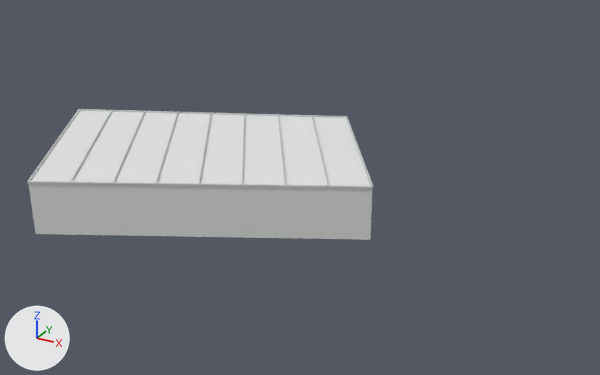
The FBX model SourceAssets/MPR/reference_v4/context/SM_MPR4_Context_rail_service_shed_01.fbx, before and after one commit.
Camera for both pictures: a 50 mm lens placed at (250.5, -313.0, 34.9), pointed at (212.9, -244.7, 0.8). Lighting does not change. The marker at lower left points along +X, +Y and +Z. The picture after the commit comes second. Vertices at exactly the same position are counted once.

Before the edit, the objects in view are built like this:
```python
mat_mpr4_contextroof = principled_material('MPR4_ContextRoof')
mat_mpr4_contextroof.base_color = (0.78, 0.79, 0.785)  # white #e5e6e5
mat_mpr4_contextroof.roughness = 0.76
me_sm_mpr4_context_rail_service_shed_01 = bpy.data.meshes.new('SM_MPR4_Context_rail_service_shed_01')
me_sm_mpr4_context_rail_service_shed_01.from_pydata(...)  # 100 vertices, 80 faces; spans x 183.1..222.6, y -262.8..-231.5, z -1.2..4.3
# faces by material slot: [8, 6, 66]
me_sm_mpr4_context_rail_service_shed_01.materials.append(mat_mpr4_contextwall)  # light grey #dddfdd
me_sm_mpr4_context_rail_service_shed_01.materials.append(mat_mpr4_contextroof)  # white #e5e6e5
me_sm_mpr4_context_rail_service_shed_01.materials.append(mat_mpr4_contexttrim)  # light grey #c7cac8
ob_sm_mpr4_context_rail_service_shed_01 = bpy.data.objects.new('SM_MPR4_Context_rail_service_shed_01', me_sm_mpr4_context_rail_service_shed_01)
ob_sm_mpr4_context_rail_service_shed_01.location = (0.0, 0.0, 0.0)
```
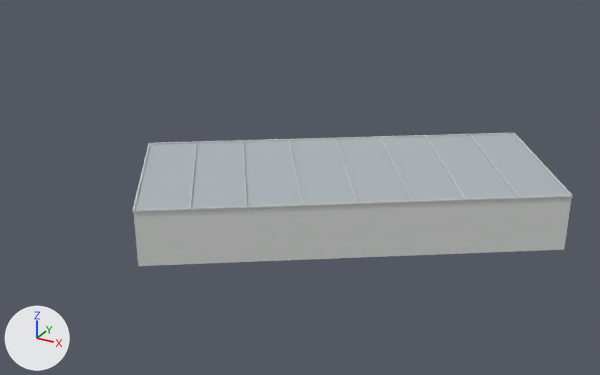
Where the change shows, as pixel boxes (x1, y1, x2, y2) in the pictures (600 x 375 px; the box of a moved part takes in the faces that stretch with it):
'SM_MPR4_Context_rail_service_shed_01', recoloured, reshaped (white to grey, 27% wider): before (27, 109, 373, 240); after (132, 133, 573, 266)
part 1 of me_sm_mpr4_context_rail_service_shed_01, moved or reshaped: before (28, 181, 372, 189); after (133, 195, 572, 213)
part 2 of me_sm_mpr4_context_rail_service_shed_01, moved or reshaped: before (346, 116, 373, 189); after (513, 133, 573, 198)
part 3 of me_sm_mpr4_context_rail_service_shed_01, moved or reshaped: before (80, 109, 346, 118); after (150, 133, 513, 145)
part 4 of me_sm_mpr4_context_rail_service_shed_01, moved or reshaped: before (198, 113, 212, 184); after (132, 143, 150, 212)
part 5 of me_sm_mpr4_context_rail_service_shed_01, moved or reshaped: before (241, 113, 245, 185); after (189, 142, 197, 208)
part 6 of me_sm_mpr4_context_rail_service_shed_01, moved or reshaped: before (278, 114, 286, 185); after (242, 140, 247, 206)
part 7 of me_sm_mpr4_context_rail_service_shed_01, moved or reshaped: before (312, 115, 330, 186); after (288, 139, 303, 205)
part 8 of me_sm_mpr4_context_rail_service_shed_01, moved or reshaped: before (155, 112, 178, 183); after (334, 138, 358, 203)
part 9 of me_sm_mpr4_context_rail_service_shed_01, moved or reshaped: before (113, 111, 145, 183); after (379, 136, 412, 201)
part 10 of me_sm_mpr4_context_rail_service_shed_01, moved or reshaped: before (70, 110, 112, 182); after (425, 135, 466, 199)
part 11 of me_sm_mpr4_context_rail_service_shed_01, moved or reshaped: before (27, 109, 80, 184); after (469, 134, 520, 197)
part 12 of me_sm_mpr4_context_rail_service_shed_01, rebuilt (28% wider): before (29, 111, 372, 240); after (134, 134, 572, 266)

Patch to the scene script:
```diff
--- a/SourceAssets/MPR/reference_v4/context/SM_MPR4_Context_rail_service_shed_01.fbx.py
+++ b/SourceAssets/MPR/reference_v4/context/SM_MPR4_Context_rail_service_shed_01.fbx.py
@@ mat_mpr4_contextroof @@
 mat_mpr4_contextroof = principled_material('MPR4_ContextRoof')
-mat_mpr4_contextroof.base_color = (0.78, 0.79, 0.785)  # white #e5e6e5
+mat_mpr4_contextroof.base_color = (0.43, 0.47, 0.5)  # grey #afb6bc
 mat_mpr4_contextroof.roughness = 0.76
@@ me_sm_mpr4_context_rail_service_shed_01 @@
 # used by ob_sm_mpr4_context_rail_service_shed_01; location = (0.0, 0.0, 0.0)
-me_sm_mpr4_context_rail_service_shed_01.from_pydata(...)  # 100 vertices, 80 faces; spans x 183.1..222.6, y -262.8..-231.5, z -1.2..4.3
+me_sm_mpr4_context_rail_service_shed_01.from_pydata(...)  # 100 vertices, 80 faces; spans x 197.4..239.1, y -263.0..-227.7, z -1.2..4.3
+# me_sm_mpr4_context_rail_service_shed_01 part 1: the loose piece of 8 vertices spanning x 193.8..222.5, y -262.8..-248.2, z 4.1..4.3 is scaled about its middle by (-1.13, -1.49, 1), then moved by (14.6, 3.3, 0.0)
+# me_sm_mpr4_context_rail_service_shed_01 part 2: the loose piece of 8 vertices spanning x 211.6..222.6, y -248.4..-231.5, z 4.1..4.3 is scaled about its middle by (-0.843, -0.821, 1), then moved by (17.4, 5.3, 0.0)
+# me_sm_mpr4_context_rail_service_shed_01 part 3: the loose piece of 8 vertices spanning x 183.2..211.7, y -244.3..-231.5, z 4.1..4.3 is scaled about its middle by (-1.14, -1.69, 1), then moved by (16.2, -0.6, 0.0)
+# me_sm_mpr4_context_rail_service_shed_01 part 4: the loose piece of 8 vertices spanning x 197.4..208.3, y -255.6..-237.8, z 4.1..4.3 is scaled about its middle by (0.847, 0.781, 1.22), then moved by (-0.8, -9.4, 0.0)
+# me_sm_mpr4_context_rail_service_shed_01 part 5: the loose piece of 8 vertices spanning x 201.0..211.8, y -253.8..-236.3, z 4.1..4.3 is scaled about its middle by (-0.846, -0.79, 1), then moved by (-0.3, -8.4, 0.0)
+# me_sm_mpr4_context_rail_service_shed_01 part 6: the loose piece of 8 vertices spanning x 204.5..215.4, y -252.0..-234.7, z 4.1..4.3 is scaled about its middle by (-0.845, -0.8, 1), then moved by (0.1, -7.4, 0.0)
+# me_sm_mpr4_context_rail_service_shed_01 part 7: the loose piece of 8 vertices spanning x 208.1..219.0, y -250.2..-233.1, z 4.1..4.3 is scaled about its middle by (-0.844, -0.811, 1), then moved by (0.6, -6.4, 0.0)
+# me_sm_mpr4_context_rail_service_shed_01 part 8: the loose piece of 8 vertices spanning x 193.8..204.7, y -257.4..-239.4, z 4.1..4.3 is scaled about its middle by (-0.849, -0.771, 1), then moved by (19.0, 3.0, 0.0)
+# me_sm_mpr4_context_rail_service_shed_01 part 9: the loose piece of 8 vertices spanning x 190.3..201.1, y -259.2..-241.0, z 4.1..4.3 is scaled about its middle by (-0.85, -0.762, 1), then moved by (26.6, 7.4, 0.0)
+# me_sm_mpr4_context_rail_service_shed_01 part 10: the loose piece of 8 vertices spanning x 186.7..197.5, y -261.0..-242.6, z 4.1..4.3 is scaled about its middle by (-0.851, -0.753, 1), then moved by (34.2, 11.8, 0.0)
+# me_sm_mpr4_context_rail_service_shed_01 part 11: the loose piece of 8 vertices spanning x 183.1..194.0, y -262.8..-244.2, z 4.1..4.3 is scaled about its middle by (0.852, 0.744, 0.818), then moved by (41.9, 16.1, 0.0)
+# me_sm_mpr4_context_rail_service_shed_01 part 12: the loose piece of 12 vertices spanning x 183.2..222.5, y -262.7..-231.6, z -1.2..4.1 is rebuilt with 12 vertices and now spans x 197.4..239.0, y -263.0..-227.8, z -1.2..4.1
 me_sm_mpr4_context_rail_service_shed_01.materials.append(mat_mpr4_contextwall)
```
